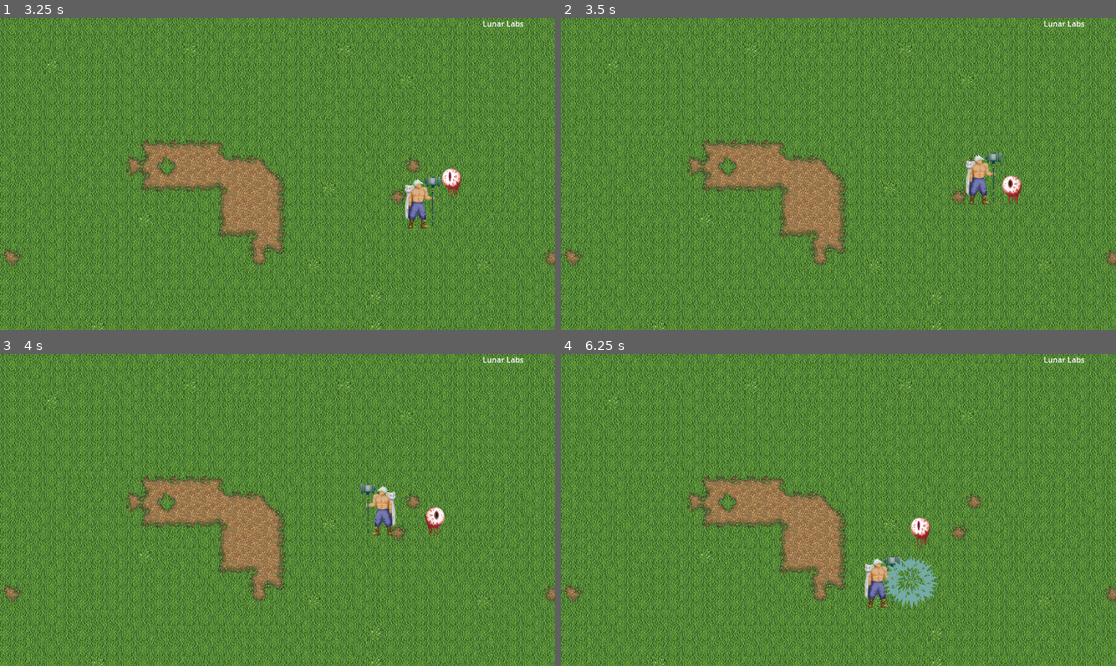
Above: before the commit, frames 1-4 (two rows, left to right).
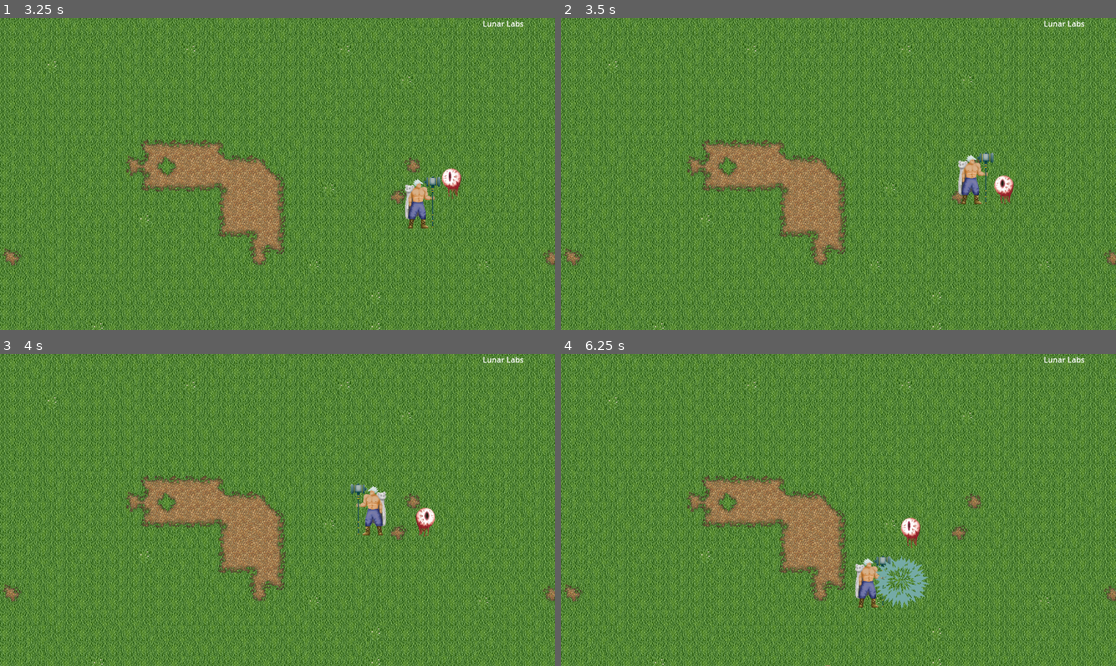
Above: after the commit, the same moments.

Repository: chii-vu/Grimlite
Game: Godot game, scene res://GameplayScene.tscn
The game is run twice, just before and just after one commit, with the same random seed, the same clock (stepped at 60 frames per second) and the same inputs.
Inputs:
- Up to frame 1 (3.25 s): tap Enter at 0.5 s; hold Right (ui_right) 0.53-1.28 s; hold Down (ui_down) 1.28-2.03 s; hold Right (ui_right) 2.03-2.78 s; hold Up (ui_up) from 2.78 s (still down)
- Up to frame 2 (3.5 s): keep holding Up (ui_up)
- Up to frame 3 (4 s): release Up (ui_up) at 3.53 s; hold Left (ui_left) from 3.53 s (still down)
- Up to frame 4 (6.25 s): release Left (ui_left) at 5.03 s; hold Down (ui_down) 5.03-5.78 s; hold Right (ui_right) from 5.78 s (still down)

Frame 1 is identical in both runs. In frame 2, 1.1% of the frame differs, in the area x 71-83%, y 42-60%; in frame 3, 1.1%; in frame 4, 1.9%, in the area x 47-69%, y 52-100%.

Commit message:
add invincibility to player on contact with enemies

Diff:
--- a/mvc/Game.gd
+++ b/mvc/Game.gd
@@ -12,6 +12,7 @@
 @export var player_speed: float = 200.0  # Player movement speed
 var attack_timer: float = 0.0
 @export var attack_interval: float = 1.5  # Time interval between auto-attacks
+@export var player_invuln_time: float = 3.0 # Player invincibility on hit
 
 func _ready() -> void:
 	# Set player reference in the enemy spawner system
@@ -43,7 +44,7 @@
 func _physics_process(delta: float) -> void:
 	_handle_movement(delta)
 
-func _handle_movement(delta: float) -> void:
+func _handle_movement(_delta: float) -> void:
 	if !player:
 		print("Error: Player reference is missing in _handle_movement.")
 	# Handle player movement based on input
@@ -71,3 +72,24 @@
 
 	# clamp player position within screen
 	player.position = player.position.clamp(-0.5*(screen_size - player_size), 0.5*(screen_size - player_size))
+
+	player.hit.connect(_start_player_invincibility)
+
+
+func _start_player_invincibility() -> void:
+	# stop player from colliding w/ enemies
+	player.set_collision_layer_value(1, false)
+
+	# start timer to end invincibility
+	var timer = Timer.new()
+	player.add_child(timer)
+	timer.timeout.connect(_end_player_invincibility.bind(timer))
+	timer.start(player_invuln_time)
+	return
+
+func _end_player_invincibility(timer:Timer) -> void:
+	# make player collidable w/ enemies again
+	player.set_collision_layer_value(1, true)
+	player.remove_child(timer)
+	timer.queue_free()
+	return
--- a/mvc/model/Player.gd
+++ b/mvc/model/Player.gd
@@ -8,6 +8,8 @@
 var hori_direction: int = 1 # -1: left, 1: right
 var direction: Vector2 = Vector2(0, 0)
 
+signal hit
+
 func _ready() -> void:
 	print("Player is ready.")
 
--- a/mvc/model/Player.tscn
+++ b/mvc/model/Player.tscn
@@ -194,6 +194,7 @@
 }
 
 [node name="Player" type="CharacterBody2D"]
+collision_mask = 0
 motion_mode = 1
 wall_min_slide_angle = 0.0
 script = ExtResource("1_i0ayj")
--- a/mvc/model/enemy/Eyeball.gd
+++ b/mvc/model/enemy/Eyeball.gd
@@ -14,6 +14,7 @@
 	move_and_slide()
 	for i in get_slide_collision_count():
 		if get_slide_collision(i).get_collider().is_in_group("player"):
+			player.emit_signal("hit")
 			print("enemy collided with player")
 
 
